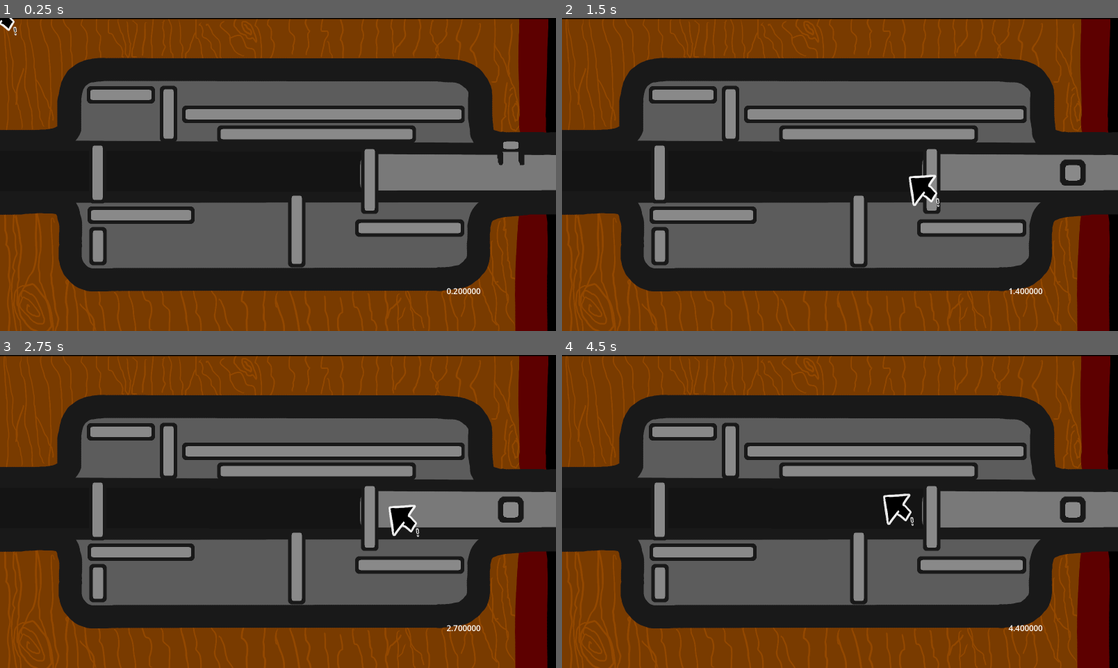
Above: before the commit, frames 1-4 (two rows, left to right).
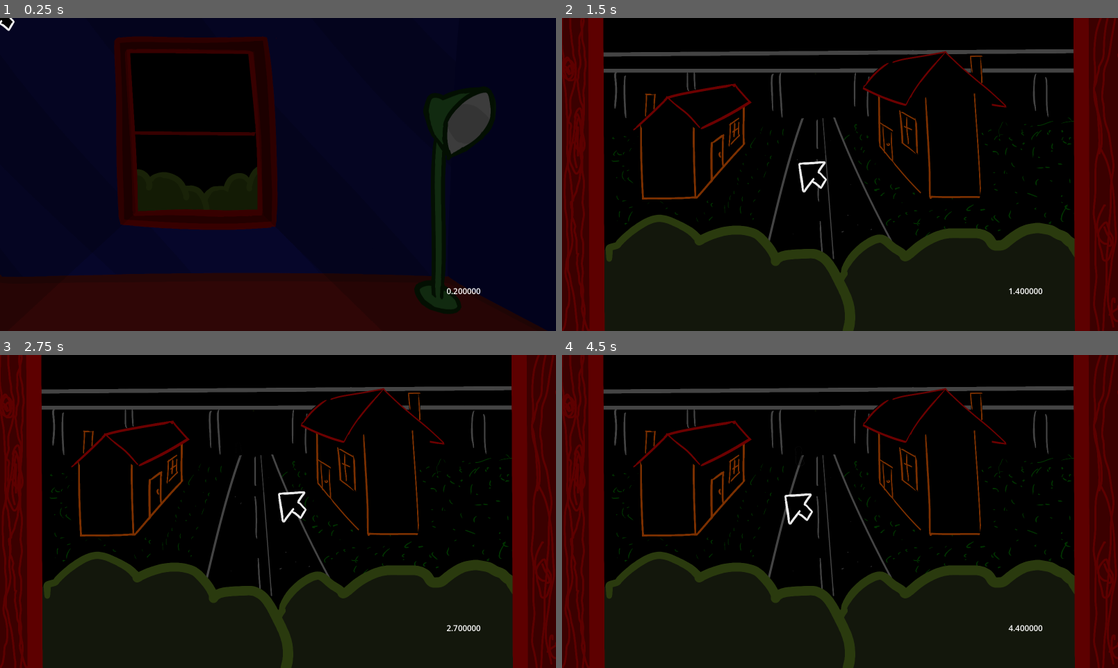
Above: after the commit, the same moments.

Repository: MarmadileManteater/Carbuncle-Game
Game: Godot game, scene res://scenes/global/global.tscn
The game is run twice, just before and just after one commit, with the same random seed, the same clock (stepped at 60 frames per second) and the same inputs. Sound files missing from this copy of the repository are replaced by a short silence.
Inputs (mouse positions are in pixels of both pictures, inside the frame that each line leads up to):
- Up to frame 1 (0.25 s): no input
- Up to frame 2 (1.5 s): move the mouse to (962, 158) at 0.52 s; click (962, 158) at 0.67 s; move the mouse to (812, 174) at 1.27 s; click (812, 174) at 1.42 s
- Up to frame 3 (2.75 s): move the mouse to (289, 505) at 2.02 s; click (289, 505) at 2.17 s
- Up to frame 4 (4.5 s): tap Enter at 2.75 s; move the mouse to (834, 517) at 2.77 s; click (834, 517) at 2.92 s; tap Space at 3.5 s; move the mouse to (878, 514) at 3.52 s; click (878, 514) at 3.67 s; move the mouse to (795, 508) at 4.27 s; click (795, 508) at 4.42 s

The runs differ from the first frame. In frame 1, 71% of the frame differs, in the area x 0-100%, y 0-100%; in frame 2, 84%; in frame 3, 84%; in frame 4, 85%.

Commit message:
incorporate sound effect

Diff:
--- a/project/scenes/global/global.tscn
+++ b/project/scenes/global/global.tscn
@@ -6,7 +6,7 @@
 
 [node name="Global" type="Node2D" unique_id=127505025]
 script = ExtResource("1_bhh4k")
-starting_scene = "lock_puzzle_3"
+starting_scene = "room_with_window"
 
 [node name="Cursor" parent="." unique_id=1794911752 instance=ExtResource("2_pht4f")]
 
--- a/project/scenes/room_with_window/room_with_window.gd
+++ b/project/scenes/room_with_window/room_with_window.gd
@@ -20,7 +20,9 @@
 		if is_lamp_timer_active:
 			$LampTimer.stop()
 			lamp_count += 1
-			if lamp_count > 7 and "window" in has_visited:
+			if lamp_count > 3 and "window" in has_visited and not monster_at_window:
+				lamp_count = 0
+				$WindowSlam.play()
 				$Monster.show()
 				$Clickable.remove_child($Clickable/Window)
 				set_track("Phase 2")
--- a/project/scenes/room_with_window/room_with_window.tscn
+++ b/project/scenes/room_with_window/room_with_window.tscn
@@ -7,6 +7,7 @@
 [ext_resource type="Texture2D" uid="uid://3lm2pn837lan" path="res://assets/sprites/lamp_light.png" id="4_ooi6j"]
 [ext_resource type="PackedScene" uid="uid://6ow7g2olutni" path="res://scenes/virtual_clickable/virtual_clickable.tscn" id="5_ooi6j"]
 [ext_resource type="AudioStream" uid="uid://ddpw6biuxf8b8" path="res://assets/sfx/Lamp.ogg" id="6_7ia37"]
+[ext_resource type="AudioStream" uid="uid://cciwshynstwda" path="res://assets/sfx/Window - Slam.ogg" id="8_6nbqa"]
 
 [sub_resource type="AtlasTexture" id="AtlasTexture_ooi6j"]
 atlas = ExtResource("3_tps42")
@@ -42,7 +43,7 @@
 visible = false
 position = Vector2(610, 492.00003)
 scale = Vector2(1.633, 1.633)
-frame_progress = 0.62043685
+frame_progress = 0.8439849
 
 [node name="Background" type="Sprite2D" parent="." unique_id=488778490]
 position = Vector2(800, 450)
@@ -56,10 +57,11 @@
 position = Vector2(1310, 524)
 sprite_frames = SubResource("SpriteFrames_0dxmq")
 animation = &"off"
-frame_progress = 0.62092155
+frame_progress = 0.8444702
 
 [node name="Shadow" type="Polygon2D" parent="." unique_id=592220649]
 modulate = Color(0, 0, 0, 0.40392157)
+texture_filter = 3
 polygon = PackedVector2Array(1626, -66, -150, -63, -194, 1013, 1683, 1024)
 
 [node name="LampShadeShadow" type="Polygon2D" parent="." unique_id=2083885332]
@@ -94,4 +96,8 @@
 wait_time = 0.5
 one_shot = true
 
+[node name="WindowSlam" type="AudioStreamPlayer" parent="." unique_id=110522952]
+stream = ExtResource("8_6nbqa")
+volume_db = 1.0
+
 [connection signal="timeout" from="LampTimer" to="." method="_on_lamp_timer_timeout"]
Not shown, added: project/assets/sfx/Window - Slam.ogg.import
